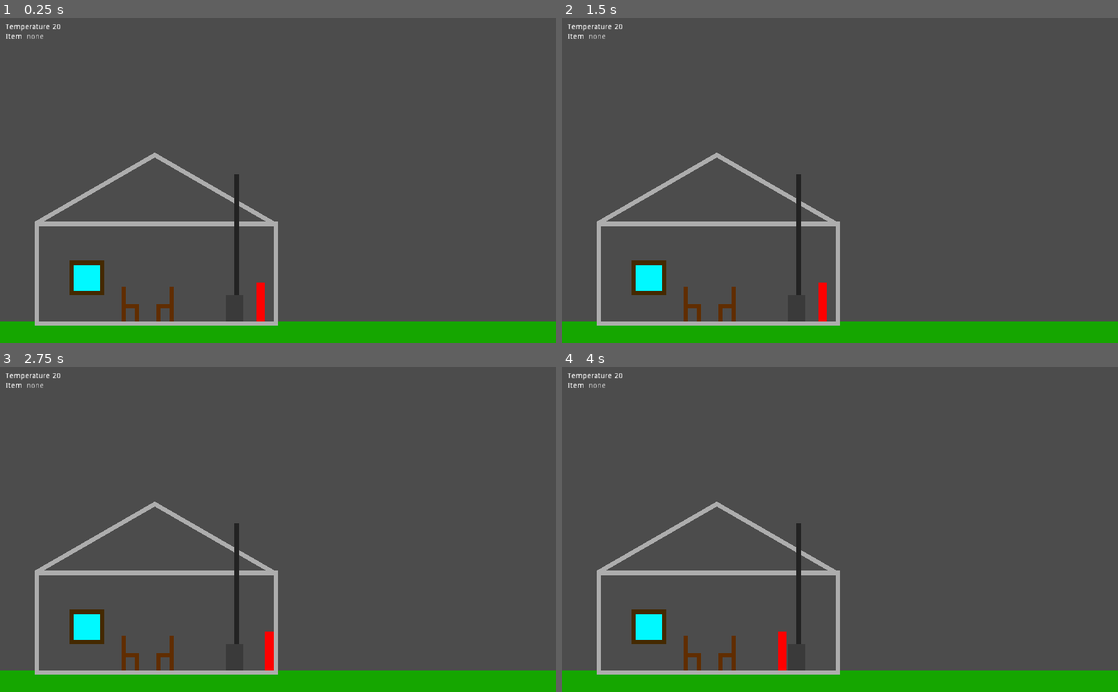
Above: before the commit, frames 1-4 (two rows, left to right).
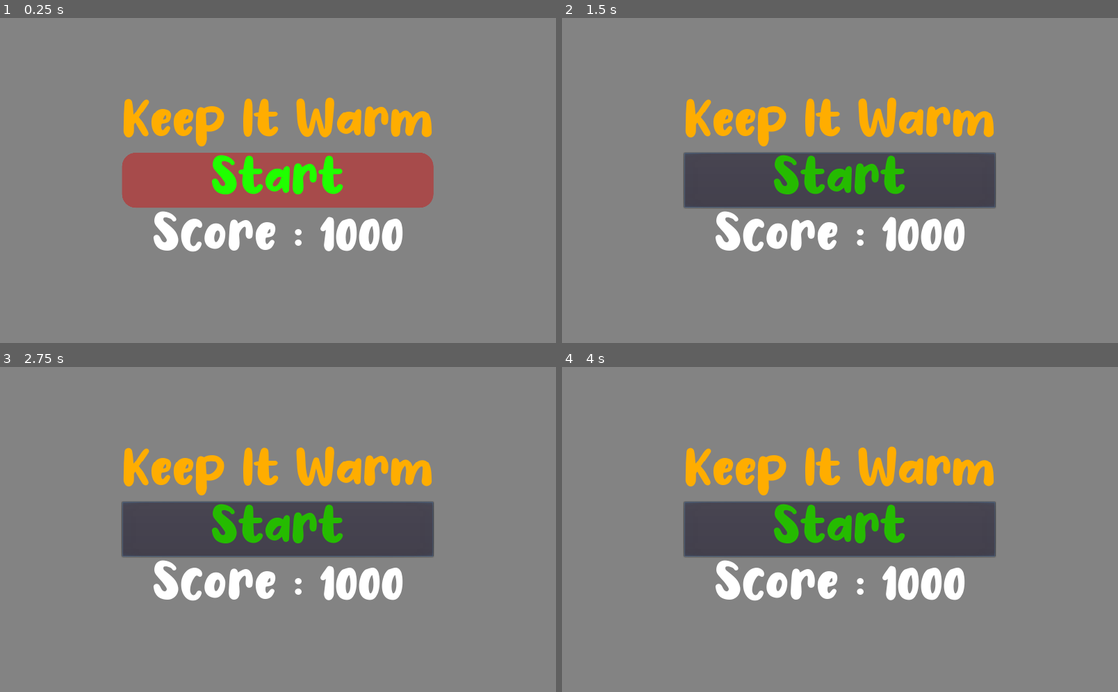
Above: after the commit, the same moments.

Repository: Fifut/Ludum-Dare-50
Game: Godot game, scene res://Menu.tscn
Same seed, same stepped clock (60 frames per second), same inputs: the game is played once before the commit and once after it. Before the commit the project starts from res://World.tscn. Sound files missing from this copy of the repository are replaced by a short silence.
Inputs (mouse positions are in pixels of both pictures, inside the frame that each line leads up to):
- Up to frame 1 (0.25 s): no input
- Up to frame 2 (1.5 s): click (840, 180) at 0.5 s, where only the run after the commit has a clickable "Start"; click (840, 180) at 1.25 s, where only the run after the commit has a clickable "Start"
- Up to frame 3 (2.75 s): tap Enter (ui_accept) at 2, 2.1, 2.27, 2.57 s; hold Right (ui_right) from 2.03 s (still down)
- Up to frame 4 (4 s): tap Enter (ui_accept) at 2.75, 2.85, 3.02, 3.32, 3.5, 3.6 s; release Right (ui_right) at 3.53 s; hold Left (ui_left) from 3.53 s (still down)

The runs differ from the first frame. In frame 1, 100% of the frame differs, in the area x 0-100%, y 0-100%; in frame 2, 92%; in frame 3, 92%; in frame 4, 92%.
Error before the commit: Invalid call. Nonexistent function 'getItem' in base 'StaticBody2D'. (res://Furnace.gd:18)

Commit message:
Menu start Objet cassable Gestion temperature Gestion furance

Diff:
--- a/Engine.gd
+++ b/Engine.gd
@@ -2,25 +2,44 @@
 
 
 # Declare member variables here. Examples:
-var _temperature = 20
+var _temperature
 var _item = ""
+var _fire_status: = true
+
 
 
 # Called when the node enters the scene tree for the first time.
 func _ready():
-	pass
-
+	_temperature = 20
 
 
 # Called every frame. 'delta' is the elapsed time since the previous frame.
 func _process(delta):
-	$Control/HBoxContainer/Temperature.text = "Temperature " + str(_temperature)
-	$Control/HBoxContainer/Item.text = "Item  " + str(_item)
+	$Control/VBoxContainer/Temperature.text = "Temperature " + str(_temperature)
+	$Control/VBoxContainer/Item.text = "Item  " + str(_item)
 
-
-func _on_Timer_timeout():
-	_temperature -= 1
 
 
 func setItem(name: String):
 	_item = name
+
+
+
+func setFire(status: bool):
+	if status:
+		$Timer.stop()
+		$Timer.start()
+		_fire_status = true
+	else:
+		$Timer.stop()
+		$Timer.start()
+		_fire_status = false
+
+
+
+func _on_Timer_timeout():
+
+	if _fire_status and _temperature < 25:
+		_temperature += 1
+	elif not _fire_status:
+		_temperature -= 1
--- a/Engine.tscn
+++ b/Engine.tscn
@@ -6,27 +6,26 @@
 script = ExtResource( 1 )
 
 [node name="Timer" type="Timer" parent="."]
-wait_time = 10.0
-autostart = true
+wait_time = 5.0
 
 [node name="Control" type="Control" parent="."]
 margin_right = 1024.0
 margin_bottom = 600.0
 
-[node name="HBoxContainer" type="VBoxContainer" parent="Control"]
+[node name="VBoxContainer" type="VBoxContainer" parent="Control"]
 margin_left = 10.0
 margin_top = 10.0
-margin_right = 1024.0
-margin_bottom = 600.0
+margin_right = 1016.0
+margin_bottom = 64.0
 
-[node name="Temperature" type="Label" parent="Control/HBoxContainer"]
-margin_right = 1014.0
+[node name="Temperature" type="Label" parent="Control/VBoxContainer"]
+margin_right = 1006.0
 margin_bottom = 14.0
 text = "Temperature"
 
-[node name="Item" type="Label" parent="Control/HBoxContainer"]
+[node name="Item" type="Label" parent="Control/VBoxContainer"]
 margin_top = 18.0
-margin_right = 1014.0
+margin_right = 1006.0
 margin_bottom = 32.0
 text = "Item"
 
--- /dev/null
+++ b/Font/Font.tres
@@ -0,0 +1,7 @@
+[gd_resource type="DynamicFont" load_steps=2 format=2]
+
+[ext_resource path="res://Font/No Virus.ttf" type="DynamicFontData" id=1]
+
+[resource]
+size = 100
+font_data = ExtResource( 1 )
--- a/Furnace.gd
+++ b/Furnace.gd
@@ -8,21 +8,32 @@
 
 # Called when the node enters the scene tree for the first time.
 func _ready():
-	pass # Replace with function body.
+	$AudioStreamPlayer2D.play()
 
 
 
 func _process(delta):
 
+
+	var time_left = round($Timer.get_time_left() )
+	$Time.text = str(time_left)
+
+
+
 	if _body != null and Input.is_action_just_pressed("ui_accept"):
 		var item = _body.getItem()
 
-		if item != "none":
-			print("Furnace : receive " + item)
+		if item[0] != "none":
+			print("Furnace : receive " + item[0])
 			var time = $Timer.get_time_left()
-			time += 10
+			time += item[1]
 			$Timer.set_wait_time(time)
+			$Timer.start()
 			print("Furnace : time " + str(time))
+			Engine.setFire(true)
+
+			if not $AudioStreamPlayer2D.is_playing():
+				$AudioStreamPlayer2D.play()
 
 
 
@@ -33,3 +44,8 @@
 
 func _on_body_exited(body):
 	_body = null
+
+
+func _on_Timer_timeout():
+	$AudioStreamPlayer2D.stop()
+	Engine.setFire(false)
--- a/Furnace.tscn
+++ b/Furnace.tscn
@@ -10,6 +10,8 @@
 script = ExtResource( 2 )
 
 [node name="Timer" type="Timer" parent="."]
+wait_time = 5.0
+one_shot = true
 autostart = true
 
 [node name="Main" type="ColorRect" parent="."]
@@ -30,7 +32,15 @@
 
 [node name="AudioStreamPlayer2D" type="AudioStreamPlayer2D" parent="."]
 stream = ExtResource( 1 )
-autoplay = true
+
+[node name="Time" type="Label" parent="."]
+margin_left = 16.0
+margin_top = -72.0
+margin_right = 64.0
+margin_bottom = -56.0
+text = "0"
+valign = 1
 
 [connection signal="body_entered" from="." to="." method="_on_body_entered"]
 [connection signal="body_exited" from="." to="." method="_on_body_exited"]
+[connection signal="timeout" from="Timer" to="." method="_on_Timer_timeout"]
--- /dev/null
+++ b/Menu.gd
@@ -0,0 +1 @@
+extends Control
--- /dev/null
+++ b/Menu.tscn
@@ -0,0 +1,61 @@
+[gd_scene load_steps=5 format=2]
+
+[ext_resource path="res://Font/Font.tres" type="DynamicFont" id=1]
+[ext_resource path="res://Menu.gd" type="Script" id=2]
+
+[sub_resource type="Theme" id=1]
+
+[sub_resource type="StyleBoxFlat" id=2]
+bg_color = Color( 0.654902, 0.294118, 0.294118, 1 )
+corner_radius_top_left = 25
+corner_radius_top_right = 25
+corner_radius_bottom_right = 25
+corner_radius_bottom_left = 25
+
+[node name="Menu" type="Control"]
+anchor_right = 1.0
+anchor_bottom = 1.0
+script = ExtResource( 2 )
+
+[node name="Background" type="ColorRect" parent="."]
+anchor_right = 1.0
+anchor_bottom = 1.0
+color = Color( 0.513726, 0.513726, 0.513726, 1 )
+
+[node name="CenterContainer" type="CenterContainer" parent="."]
+anchor_right = 1.0
+anchor_bottom = 1.0
+
+[node name="VBoxContainer" type="VBoxContainer" parent="CenterContainer"]
+margin_left = 224.0
+margin_top = 144.0
+margin_right = 799.0
+margin_bottom = 455.0
+
+[node name="Title" type="Label" parent="CenterContainer/VBoxContainer"]
+margin_right = 575.0
+margin_bottom = 101.0
+theme = SubResource( 1 )
+custom_colors/font_color = Color( 1, 0.678431, 0, 1 )
+custom_fonts/font = ExtResource( 1 )
+text = "Keep It Warm"
+
+[node name="Start" type="Button" parent="CenterContainer/VBoxContainer"]
+margin_top = 105.0
+margin_right = 575.0
+margin_bottom = 206.0
+custom_colors/font_color = Color( 0.12549, 1, 0, 1 )
+custom_colors/font_color_hover = Color( 0.145098, 0.733333, 0, 1 )
+custom_fonts/font = ExtResource( 1 )
+custom_styles/normal = SubResource( 2 )
+text = "Start"
+
+[node name="Score" type="Label" parent="CenterContainer/VBoxContainer"]
+margin_top = 210.0
+margin_right = 575.0
+margin_bottom = 311.0
+custom_fonts/font = ExtResource( 1 )
+text = "Score : 1000"
+align = 1
+
+[connection signal="button_up" from="CenterContainer/VBoxContainer/Start" to="." method="_on_Start_button_up"]
--- a/Pickable/Chaire.tscn
+++ b/Pickable/Chaire.tscn
@@ -8,7 +8,6 @@
 
 [node name="Chaire" instance=ExtResource( 1 )]
 script = ExtResource( 2 )
-item_name = "Chair"
 
 [node name="CollisionShape2D" parent="." index="0"]
 position = Vector2( 8, -36 )
@@ -31,3 +30,9 @@
 margin_right = 24.0
 margin_bottom = -24.0
 color = Color( 0.376471, 0.176471, 0, 1 )
+
+[node name="Health" parent="." index="6"]
+margin_left = -8.0
+margin_top = -80.0
+margin_right = 24.0
+margin_bottom = -64.0
--- a/Pickable/Pickable.gd
+++ b/Pickable/Pickable.gd
@@ -2,26 +2,46 @@
 
 
 var _body = null
-export var item_name = "none"
+
+export var name_ = "none"
+export var power = 10
+export var health = 5
+
+
+func _ready():
+	$Health.visible = false
 
 
 func _process(delta):
 
+	# Si player présent et touche entrer
 	if _body != null and Input.is_action_just_pressed("ui_accept"):
 
-		if _body.setItem(item_name):
-			print("Pickable " + item_name + ": picked")
+		# Si inventaire joueur vide
+		if _body.isEmpty():
+
+			# Vie objet -1
+			health -= 1
+			$Health.visible = true
+			$Health.text = str(health)
+			print("Pickable " + name_ + ": health " + str(health) )
+
+			# Son "hurt"
 			$AudioStreamPlayer.play()
 			yield($AudioStreamPlayer, "finished")
 
-			queue_free()
+			# Si vie objet = 0, donne au joueur
+			if health < 1:
+				_body.setItem(name_, power)
+				print("Pickable " + name_ + ": picked")
+				queue_free()
 
 
 
 func _on_body_entered(body):
-	print("Pickable " + item_name + " body entered")
+	print("Pickable " + name_ + " body entered")
 	_body = body
 
 func _on_body_exited(body):
-	print("Pickable " + item_name + " body exited")
+	print("Pickable " + name_ + " body exited")
 	_body = null
--- a/Pickable/Pickable.tscn
+++ b/Pickable/Pickable.tscn
@@ -16,5 +16,11 @@
 volume_db = -5.0
 pitch_scale = 0.5
 
+[node name="Health" type="Label" parent="."]
+margin_top = -16.0
+margin_right = 32.0
+align = 1
+valign = 1
+
 [connection signal="body_entered" from="." to="." method="_on_body_entered"]
 [connection signal="body_exited" from="." to="." method="_on_body_exited"]
--- a/Player/Player.gd
+++ b/Player/Player.gd
@@ -12,6 +12,7 @@
 # Variable privée
 var _velocity: = Vector2.ZERO
 var _item: = "none"
+var _power: = 0
 
 
 func _process(delta):
@@ -72,22 +73,34 @@
 	return out
 
 
-func setItem(item: String) -> bool:
+
+func isEmpty() -> bool:
+	if _item == "none":
+		return true
+	else:
+		return false
+
+
+
+func setItem(item: String, power: int) -> bool:
 	if _item == "none":
 		print("Player : item received " + item)
 		_item = item
+		_power = power
 		return true
 	else:
 		print("Player : can not received " + item)
 		return false
 
 
-func getItem() -> String:
+func getItem():
 
 	if _item != "none":
 		var r_item = _item
+		var r_power = _power
 		_item = "none"
-		return r_item
+		_power = 0
+		return [r_item, r_power]
 
 	else:
-		return "none"
+		return ["none", 0]
--- a/World.tscn
+++ b/World.tscn
@@ -9,6 +9,11 @@
 [node name="World" type="Node2D"]
 
 [node name="Engine" parent="." instance=ExtResource( 5 )]
+
+[node name="Sky" type="ColorRect" parent="."]
+margin_right = 1024.0
+margin_bottom = 560.0
+color = Color( 0, 0.643137, 0.631373, 1 )
 
 [node name="Floor" type="ColorRect" parent="."]
 margin_top = 560.0
@@ -26,7 +31,8 @@
 
 [node name="Chaire" parent="." instance=ExtResource( 7 )]
 position = Vector2( 296, 560 )
+name_ = "Chair1"
 
 [node name="Chaire2" parent="." instance=ExtResource( 7 )]
 position = Vector2( 248, 560 )
-scale = Vector2( -1, 1 )
+name_ = "Chair2"
--- a/project.godot
+++ b/project.godot
@@ -11,7 +11,7 @@
 [application]
 
 config/name="Keep Warm"
-run/main_scene="res://World.tscn"
+run/main_scene="res://Menu.tscn"
 config/icon="res://icon.png"
 
 [autoload]
Binary file added: Font/No Virus.otf
Binary file added: Font/No Virus.ttf
